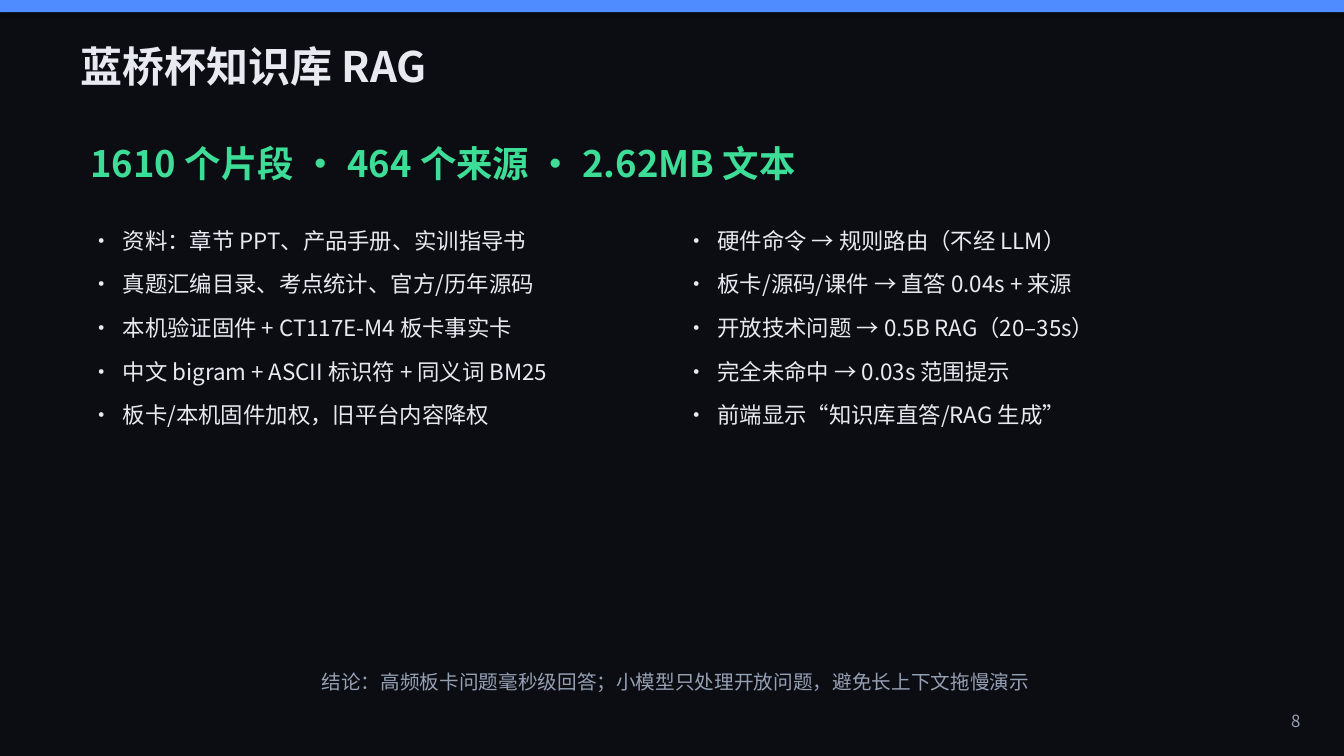
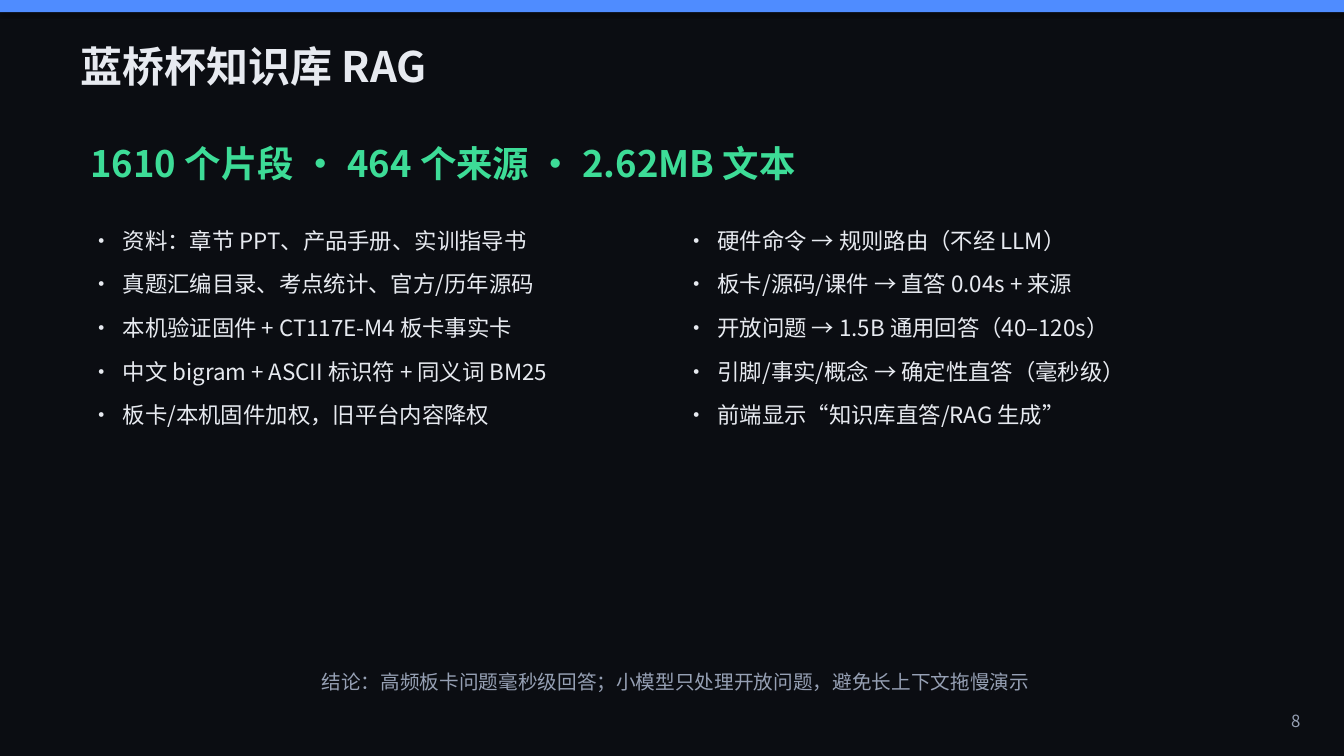
Before and after one commit to Apple-1814/Design-and-Implementation-of-an-Edge-Side-Multimodal-AI-Interaction-Terminal-Based-on-Raspberry-Pi-4, a slide deck: slide 8 of paper/答辩PPT.pptx. Drawn at 1344x756 pixels with LibreOffice and Linux fonts; fonts in the diff are those of the drawing. Boxes give left, top, right and bottom in pixels: in the first picture for what was removed or moved away, otherwise in the second. Text is boxed around its words. In the diff, an @@ line names an element or a change of style, - is before the commit and + after.

```diff
--- a/paper/答辩PPT.pptx
+++ b/paper/答辩PPT.pptx
@@ text at [718,317,1125,384]: text changed @@
-• 开放技术问题 → 0.5B RAG（20–35s）
-• 完全未命中 → 0.03s 范围提示
+• 开放问题 → 1.5B 通用回答（40–120s）
+• 引脚/事实/概念 → 确定性直答（毫秒级）
```
Also in this commit, not shown: 3 other slides changed, 26 other files.
